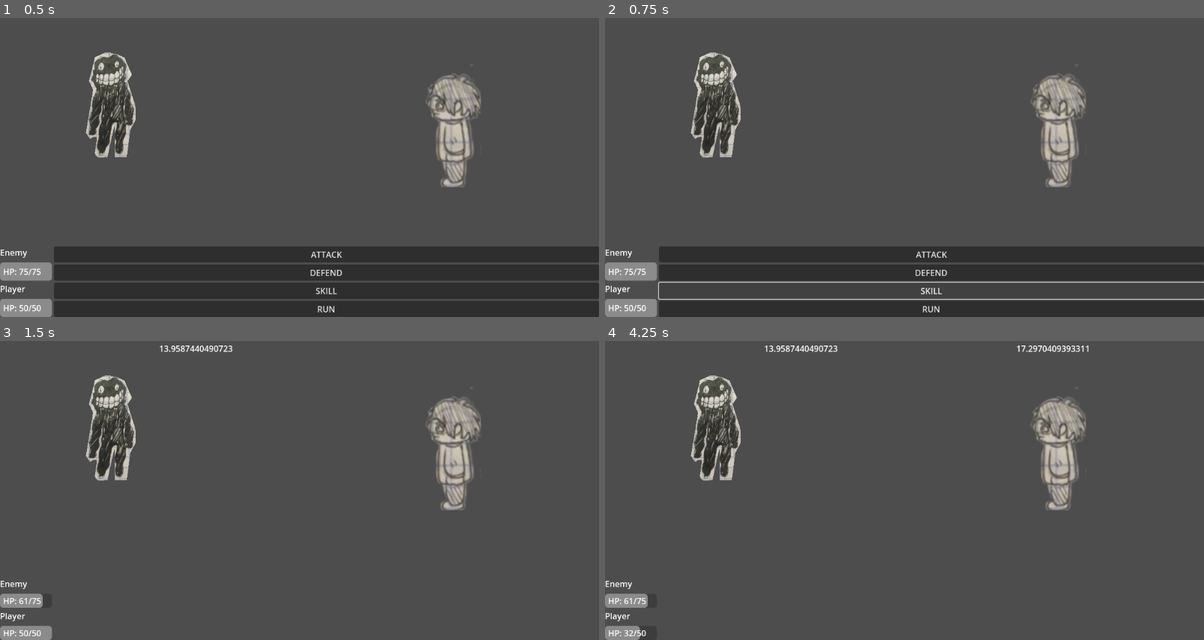
Above: before the commit, frames 1-4 (two rows, left to right).
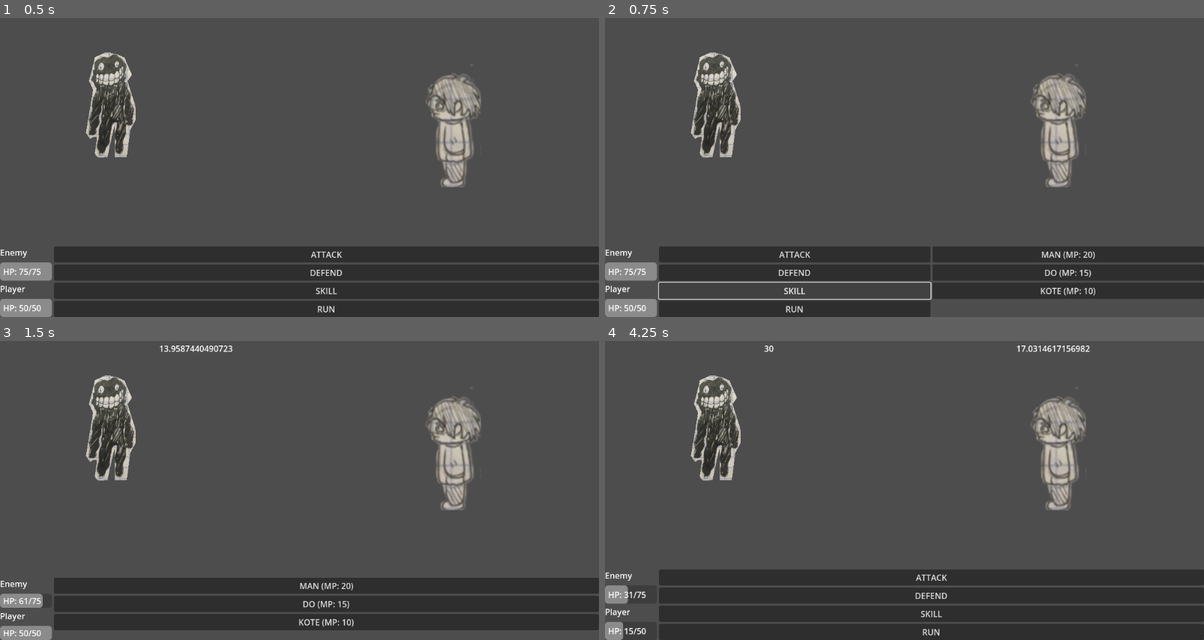
Above: after the commit, the same moments.

Repository: CoffeeLiqueurStudio/ShizGameBattleSystem
Game: Godot game, scene res://scenes/battle_controller/battle_controller.tscn
Same seed, same stepped clock (60 frames per second), same inputs: the game is played once before the commit and once after it. The project has no main scene, so this scene is started directly.
Inputs (mouse positions are in pixels of both pictures, inside the frame that each line leads up to):
- Up to frame 1 (0.5 s): no input
- Up to frame 2 (0.75 s): click "SKILL" at 0.5 s
- Up to frame 3 (1.5 s): click "ATTACK" at 1.25 s
- Up to frame 4 (4.25 s): click (934, 586) at 2 s, where only the run after the commit has a clickable "MAN (MP: 20)"; tap Enter at 2.75 s; click "DEFEND" at 3.5 s

Frame 1 is identical in both runs. In frame 2, 3.6% of the frame differs, in the area x 29-100%, y 76-100%; in frame 3, 14%; in frame 4, 20%, in the area x 0-100%, y 1-100%.

Commit message:
added skill panel and magicclass

Diff:
--- a/resources/player1_res.tres
+++ b/resources/player1_res.tres
@@ -1,7 +1,32 @@
-[gd_resource type="Resource" load_steps=3 format=3 uid="uid://dhtgirieh1fka"]
+[gd_resource type="Resource" load_steps=7 format=3 uid="uid://dhtgirieh1fka"]
 
 [ext_resource type="Script" uid="uid://drrnd2hlohit7" path="res://scripts/player_res/player_res.gd" id="1_6ty02"]
 [ext_resource type="Texture2D" uid="uid://dgfgibicigmkq" path="res://assets/player/character_spritesheet.PNG" id="2_f7p3v"]
+[ext_resource type="Script" uid="uid://b7fya5uvj2uje" path="res://scripts/player_res/MagicSkill.gd" id="2_mco2v"]
+
+[sub_resource type="Resource" id="Resource_sxhk6"]
+script = ExtResource("2_mco2v")
+name = "MAN"
+mp_cost = 20
+power = 30
+effect = "knockout"
+metadata/_custom_type_script = "uid://b7fya5uvj2uje"
+
+[sub_resource type="Resource" id="Resource_4jyy7"]
+script = ExtResource("2_mco2v")
+name = "DO"
+mp_cost = 15
+power = 20
+effect = "bleeding"
+metadata/_custom_type_script = "uid://b7fya5uvj2uje"
+
+[sub_resource type="Resource" id="Resource_mco2v"]
+script = ExtResource("2_mco2v")
+name = "KOTE"
+mp_cost = 10
+power = 10
+effect = "nothing"
+metadata/_custom_type_script = "uid://b7fya5uvj2uje"
 
 [resource]
 script = ExtResource("1_6ty02")
@@ -12,3 +37,5 @@
 max_damage = 15.0
 defend = 20.0
 is_defending = false
+mp = 100.0
+skills = Array[ExtResource("2_mco2v")]([SubResource("Resource_sxhk6"), SubResource("Resource_4jyy7"), SubResource("Resource_mco2v")])
--- a/scenes/battle_controller/battle_controller.tscn
+++ b/scenes/battle_controller/battle_controller.tscn
@@ -118,61 +118,6 @@
 &"Enemy1Cell_take_damage": SubResource("Animation_gxvkc"),
 &"Player1Cell_take_damage": SubResource("Animation_7cp38"),
 &"RESET": SubResource("Animation_pmild")
-}
-
-[sub_resource type="Animation" id="Animation_su470"]
-length = 0.001
-tracks/0/type = "value"
-tracks/0/imported = false
-tracks/0/enabled = true
-tracks/0/path = NodePath("CanvasLayer/EnemyDamageLabel:scale")
-tracks/0/interp = 1
-tracks/0/loop_wrap = true
-tracks/0/keys = {
-"times": PackedFloat32Array(0),
-"transitions": PackedFloat32Array(1),
-"update": 0,
-"values": [Vector2(1, 1)]
-}
-tracks/1/type = "value"
-tracks/1/imported = false
-tracks/1/enabled = true
-tracks/1/path = NodePath("CanvasLayer/EnemyDamageLabel:text")
-tracks/1/interp = 1
-tracks/1/loop_wrap = true
-tracks/1/keys = {
-"times": PackedFloat32Array(0),
-"transitions": PackedFloat32Array(1),
-"update": 1,
-"values": [""]
-}
-tracks/2/type = "value"
-tracks/2/imported = false
-tracks/2/enabled = true
-tracks/2/path = NodePath("CanvasLayer/PlayerDamageLabel:text")
-tracks/2/interp = 1
-tracks/2/loop_wrap = true
-tracks/2/keys = {
-"times": PackedFloat32Array(0),
-"transitions": PackedFloat32Array(1),
-"update": 1,
-"values": [""]
-}
-
-[sub_resource type="Animation" id="Animation_cvn1i"]
-resource_name = "Player1Cell_damage"
-length = 2.0
-tracks/0/type = "value"
-tracks/0/imported = false
-tracks/0/enabled = true
-tracks/0/path = NodePath("CanvasLayer/PlayerDamageLabel:text")
-tracks/0/interp = 1
-tracks/0/loop_wrap = true
-tracks/0/keys = {
-"times": PackedFloat32Array(1.96667),
-"transitions": PackedFloat32Array(1),
-"update": 1,
-"values": [""]
 }
 
 [sub_resource type="Animation" id="Animation_uph8t"]
@@ -198,6 +143,61 @@
 tracks/1/loop_wrap = true
 tracks/1/keys = {
 "times": PackedFloat32Array(2),
+"transitions": PackedFloat32Array(1),
+"update": 1,
+"values": [""]
+}
+
+[sub_resource type="Animation" id="Animation_cvn1i"]
+resource_name = "Player1Cell_damage"
+length = 2.0
+tracks/0/type = "value"
+tracks/0/imported = false
+tracks/0/enabled = true
+tracks/0/path = NodePath("CanvasLayer/PlayerDamageLabel:text")
+tracks/0/interp = 1
+tracks/0/loop_wrap = true
+tracks/0/keys = {
+"times": PackedFloat32Array(1.96667),
+"transitions": PackedFloat32Array(1),
+"update": 1,
+"values": [""]
+}
+
+[sub_resource type="Animation" id="Animation_su470"]
+length = 0.001
+tracks/0/type = "value"
+tracks/0/imported = false
+tracks/0/enabled = true
+tracks/0/path = NodePath("CanvasLayer/EnemyDamageLabel:scale")
+tracks/0/interp = 1
+tracks/0/loop_wrap = true
+tracks/0/keys = {
+"times": PackedFloat32Array(0),
+"transitions": PackedFloat32Array(1),
+"update": 0,
+"values": [Vector2(1, 1)]
+}
+tracks/1/type = "value"
+tracks/1/imported = false
+tracks/1/enabled = true
+tracks/1/path = NodePath("CanvasLayer/EnemyDamageLabel:text")
+tracks/1/interp = 1
+tracks/1/loop_wrap = true
+tracks/1/keys = {
+"times": PackedFloat32Array(0),
+"transitions": PackedFloat32Array(1),
+"update": 1,
+"values": [""]
+}
+tracks/2/type = "value"
+tracks/2/imported = false
+tracks/2/enabled = true
+tracks/2/path = NodePath("CanvasLayer/PlayerDamageLabel:text")
+tracks/2/interp = 1
+tracks/2/loop_wrap = true
+tracks/2/keys = {
+"times": PackedFloat32Array(0),
 "transitions": PackedFloat32Array(1),
 "update": 1,
 "values": [""]
@@ -328,6 +328,11 @@
 layout_mode = 2
 text = "RUN"
 
+[node name="SkillContainer" type="VBoxContainer" parent="CanvasLayer/HBoxContainer"]
+visible = false
+layout_mode = 2
+size_flags_horizontal = 3
+
 [node name="EnemyDamageLabel" type="Label" parent="CanvasLayer"]
 offset_left = 306.0
 offset_top = 75.0
@@ -352,3 +357,4 @@
 
 [connection signal="pressed" from="CanvasLayer/HBoxContainer/ActionContainer/ATTACK_Button" to="." method="_on_attack_button_pressed"]
 [connection signal="pressed" from="CanvasLayer/HBoxContainer/ActionContainer/DEFEND_Button" to="." method="_on_defend_button_pressed"]
+[connection signal="pressed" from="CanvasLayer/HBoxContainer/ActionContainer/SKILL_Button" to="." method="_on_skill_button_pressed"]
--- a/scripts/battle_controller/battle_controller.gd
+++ b/scripts/battle_controller/battle_controller.gd
@@ -3,6 +3,7 @@
 @onready var player1_progress_bar: ProgressBar = $CanvasLayer/HBoxContainer/HpContainer/Player1ProgressBar
 @onready var action_container: VBoxContainer = $CanvasLayer/HBoxContainer/ActionContainer
 @onready var animation_player: AnimationPlayer = $AnimationPlayer
+@onready var skill_container: VBoxContainer = $CanvasLayer/HBoxContainer/SkillContainer
 
 @export var player1_res: Resource = null
 @export var enemy1_res: Resource = null
@@ -51,3 +52,37 @@
 		active_state = states.ENEMY_TURN
 		await get_tree().create_timer(1).timeout
 		enemy_turn()
+func _on_skill_button_pressed() -> void:
+	skill_container.show()
+	populate_skills(player1_res.skills)
+
+
+func populate_skills(skills_array: Array[MagicSkill]):
+	# очистим старые кнопки
+	for child in skill_container.get_children():
+		child.queue_free()
+
+	for skill in skills_array:
+		var btn = Button.new()
+		btn.text = "%s (MP: %d)" % [skill.name, skill.mp_cost]
+		btn.tooltip_text = skill.effect
+		btn.pressed.connect(func(): _on_skill_selected(skill))
+		skill_container.add_child(btn)
+
+func _on_skill_selected(skill: MagicSkill):
+	cast_skill(skill)
+	skill_container.visible = false
+
+func cast_skill(skill: MagicSkill):
+	if player1_res.mp < skill.mp_cost:
+		print("Недостаточно MP!")
+		return
+	player1_res.mp -= skill.mp_cost
+	# простой эффект — наносим уро1н врагу
+	var damage = skill.power
+	active_enemy.take_damage(damage)
+	print("Игрок использует %s! Наносит %d урона." % [skill.name, damage])
+
+	await get_tree().create_timer(1).timeout
+	active_state = states.ENEMY_TURN
+	enemy_turn()
--- /dev/null
+++ b/scripts/player_res/MagicSkill.gd
@@ -0,0 +1,7 @@
+class_name MagicSkill
+extends Resource
+
+@export var name: String
+@export var mp_cost: int
+@export var power: int
+@export var effect: String
--- a/scripts/player_res/player_res.gd
+++ b/scripts/player_res/player_res.gd
@@ -7,3 +7,5 @@
 @export var max_damage: float = 0.0
 @export var defend: float = 0.0
 @export var is_defending: bool = false
+@export var mp: float = 0.0
+@export var skills: Array[MagicSkill] = []
Not shown, added: scripts/player_res/MagicSkill.gd.uid
